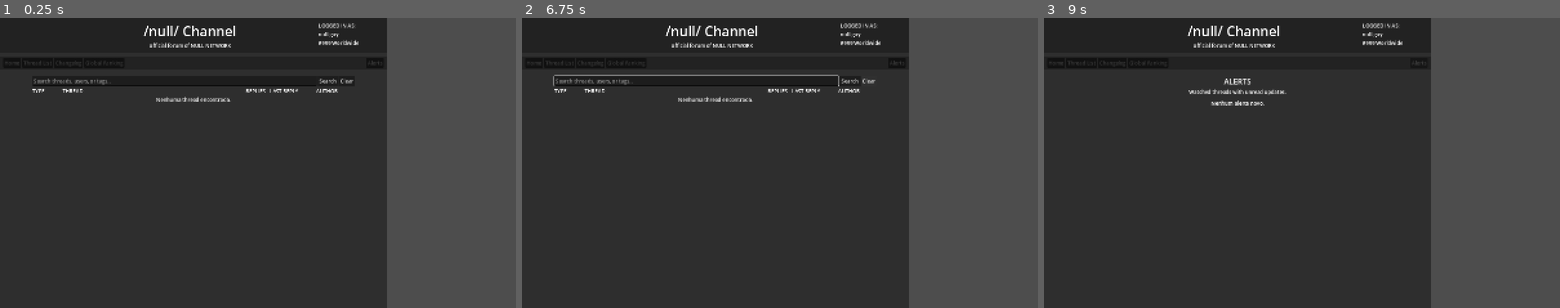
Above: before the commit, frames 1-3 (left to right).
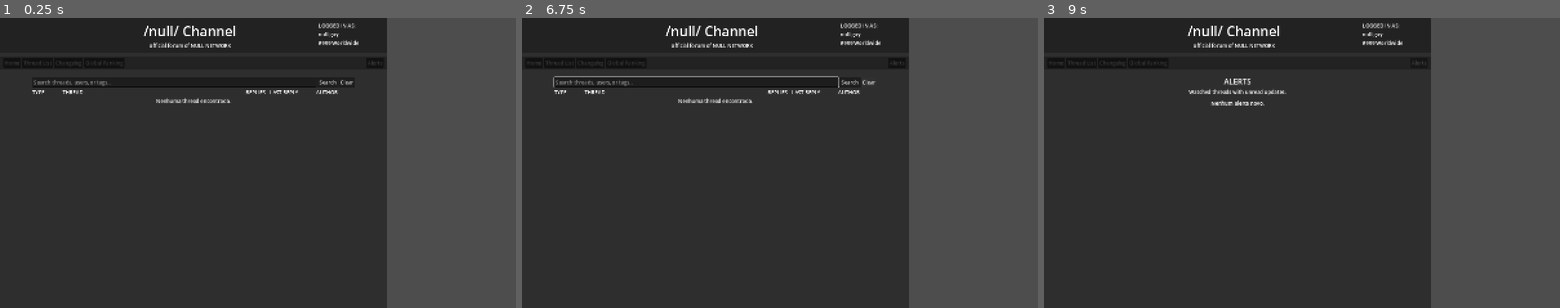
Above: after the commit, the same moments.

Repository: GYU-GAZE/NULL-NETWORK
Game: Godot game, scene res://apps/forum/updates/updates_app.tscn
The game is run twice, just before and just after one commit, with the same random seed, the same clock (stepped at 60 frames per second) and the same inputs. This scene is started directly instead of the project's main scene. The engine's default icon, where the game draws it, is replaced by a stand-in: a white triangle on a blue panel in a dark square.
Inputs:
- Up to frame 1 (0.25 s): no input
- Up to frame 2 (6.75 s): click "Home" at 0.5 s; click "Thread List" at 1.25 s; click "Changelog" at 2 s; click "Global Ranking" at 2.75 s; click "Alerts" at 3.5 s; click "Home" at 4.25 s; click "Thread List" at 5 s; click "Search" at 5.75 s; click "Clear" at 6.5 s
- Up to frame 3 (9 s): click "Changelog" at 7.25 s; click "Global Ranking" at 8 s; click "Alerts" at 8.75 s

The runs differ from the first frame. In frame 1, 0.8% of the frame differs, in the area x 6-69%, y 20-30%; in frame 2, 1.3%, in the area x 6-69%, y 19-30%; in frame 3, nothing differs.
Error before the commit: Invalid assignment of property or key 'visible' with value of type 'bool' on a base object of type 'null instance'. (res://apps/forum/forum_app.gd:182)

Commit message:
update test

Diff:
--- a/apps/forum/forum_app.tscn
+++ b/apps/forum/forum_app.tscn
@@ -5,6 +5,7 @@
 [ext_resource type="Resource" uid="uid://c000rcbslv3ig" path="res://data/content/forum/buttons/btn_planos_ia.tres" id="3_441rv"]
 [ext_resource type="PackedScene" uid="uid://c1eml51sqyj5c" path="res://apps/forum/forum_post_ui.tscn" id="4_2d478"]
 [ext_resource type="PackedScene" uid="uid://v0ask2g51gcm" path="res://apps/forum/forum_thread_row_ui.tscn" id="5_jseev"]
+[ext_resource type="Script" uid="uid://cfjvy337iobbp" path="res://apps/browser/site_action_button.gd" id="6_chltv"]
 
 [sub_resource type="LabelSettings" id="LabelSettings_jseev"]
 font_size = 42
@@ -113,24 +114,32 @@
 unique_name_in_owner = true
 layout_mode = 2
 text = "Home"
+script = ExtResource("6_chltv")
+target_url = "null.net"
 
 [node name="ThreadsBtn" type="Button" parent="MasterScroll/PageVBox/MainNavBarPanel/NavBarMargin/NavbarHBox" unique_id=1598627230]
 unique_name_in_owner = true
 layout_mode = 2
 text = "Thread List
 "
+script = ExtResource("6_chltv")
+target_url = "null.net/forums"
 
 [node name="UpdatesBtn" type="Button" parent="MasterScroll/PageVBox/MainNavBarPanel/NavBarMargin/NavbarHBox" unique_id=1440624438]
 unique_name_in_owner = true
 layout_mode = 2
 text = "Changelog
 "
+script = ExtResource("6_chltv")
+target_url = "null.net/updates"
 
 [node name="RankingsBtn" type="Button" parent="MasterScroll/PageVBox/MainNavBarPanel/NavBarMargin/NavbarHBox" unique_id=5661677]
 unique_name_in_owner = true
 layout_mode = 2
 text = "Global Ranking
 "
+script = ExtResource("6_chltv")
+target_url = "null.net/playerrankings"
 
 [node name="NavSpacer" type="Control" parent="MasterScroll/PageVBox/MainNavBarPanel/NavBarMargin/NavbarHBox" unique_id=963956772]
 layout_mode = 2
--- a/apps/forum/updates/updates_app.tscn
+++ b/apps/forum/updates/updates_app.tscn
@@ -10,7 +10,7 @@
 [sub_resource type="LabelSettings" id="LabelSettings_jseev"]
 font_size = 42
 
-[node name="UpdatesApp" type="PanelContainer" unique_id=1643493238]
+[node name="ForumApp" type="PanelContainer" unique_id=1643493238]
 offset_right = 1200.0
 offset_bottom = 900.0
 size_flags_horizontal = 3
@@ -19,6 +19,7 @@
 post_ui_scene = ExtResource("4_bkfqy")
 thread_row_scene = ExtResource("5_48q8w")
 visible_categories = Array[int]([4])
+show_filter_bar = false
 
 [node name="MasterScroll" type="ScrollContainer" parent="." unique_id=1604201622]
 unique_name_in_owner = true
@@ -116,7 +117,7 @@
 layout_mode = 2
 text = "Home"
 script = ExtResource("6_ubhyg")
-target_url = "null.net/"
+target_url = "null.net"
 
 [node name="ThreadsBtn" type="Button" parent="MasterScroll/PageVBox/MainNavBarPanel/NavBarMargin/NavbarHBox" unique_id=1598627230]
 unique_name_in_owner = true
@@ -140,7 +141,7 @@
 text = "Global Ranking
 "
 script = ExtResource("6_ubhyg")
-target_url = "null.net/rankings"
+target_url = "null.net/playerrankings"
 
 [node name="NavSpacer" type="Control" parent="MasterScroll/PageVBox/MainNavBarPanel/NavBarMargin/NavbarHBox" unique_id=963956772]
 layout_mode = 2
@@ -173,6 +174,54 @@
 unique_name_in_owner = true
 layout_mode = 2
 
+[node name="ThreadTypeTabsPanel" type="PanelContainer" parent="MasterScroll/PageVBox/ContentArea/ThreadListPage" unique_id=1912109280]
+layout_mode = 2
+
+[node name="ThreadTypeTabsHBox" type="HBoxContainer" parent="MasterScroll/PageVBox/ContentArea/ThreadListPage/ThreadTypeTabsPanel" unique_id=284693550]
+layout_mode = 2
+
+[node name="TrendingBtn" type="Button" parent="MasterScroll/PageVBox/ContentArea/ThreadListPage/ThreadTypeTabsPanel/ThreadTypeTabsHBox" unique_id=66220868]
+unique_name_in_owner = true
+layout_mode = 2
+size_flags_horizontal = 3
+toggle_mode = true
+text = "TRENDING"
+
+[node name="SocialBtn" type="Button" parent="MasterScroll/PageVBox/ContentArea/ThreadListPage/ThreadTypeTabsPanel/ThreadTypeTabsHBox" unique_id=1199021360]
+unique_name_in_owner = true
+layout_mode = 2
+size_flags_horizontal = 3
+toggle_mode = true
+text = "SOCIAL"
+
+[node name="RumorsBtn" type="Button" parent="MasterScroll/PageVBox/ContentArea/ThreadListPage/ThreadTypeTabsPanel/ThreadTypeTabsHBox" unique_id=93564674]
+unique_name_in_owner = true
+layout_mode = 2
+size_flags_horizontal = 3
+toggle_mode = true
+text = "RUMORS"
+
+[node name="GuidesBtn" type="Button" parent="MasterScroll/PageVBox/ContentArea/ThreadListPage/ThreadTypeTabsPanel/ThreadTypeTabsHBox" unique_id=839607493]
+unique_name_in_owner = true
+layout_mode = 2
+size_flags_horizontal = 3
+toggle_mode = true
+text = "GUIDES"
+
+[node name="HelpBtn" type="Button" parent="MasterScroll/PageVBox/ContentArea/ThreadListPage/ThreadTypeTabsPanel/ThreadTypeTabsHBox" unique_id=914829697]
+unique_name_in_owner = true
+layout_mode = 2
+size_flags_horizontal = 3
+toggle_mode = true
+text = "HELP"
+
+[node name="ArchivedBtn" type="Button" parent="MasterScroll/PageVBox/ContentArea/ThreadListPage/ThreadTypeTabsPanel/ThreadTypeTabsHBox" unique_id=1181931581]
+unique_name_in_owner = true
+layout_mode = 2
+size_flags_horizontal = 3
+toggle_mode = true
+text = "ARCHIVED"
+
 [node name="SearchBarPanel" type="PanelContainer" parent="MasterScroll/PageVBox/ContentArea/ThreadListPage" unique_id=326616070]
 layout_mode = 2
 
--- a/apps/forum/updates/updates_entry_ui.tscn
+++ /dev/null
@@ -1,70 +0,0 @@
-[gd_scene format=3 uid="uid://cp40s5l33gwv3"]
-
-[ext_resource type="Script" uid="uid://di40e5wgij1k4" path="res://apps/browser/site_rich_text_label.gd" id="2_wiqnw"]
-
-[sub_resource type="GDScript" id="GDScript_ouuoc"]
-script/source = "extends PanelContainer
-class_name UpdatesEntryUI
-
-signal browser_navigation_requested(url: String)
-
-@onready var title_label: Label = %TitleLabel
-@onready var time_label: Label = %TimeLabel
-@onready var body_text: RichTextLabel = %BodyText
-
-var entry_data: ChangelogEntryData
-
-
-func _ready() -> void:
-	if body_text.has_signal(\"browser_navigation_requested\"):
-		if not body_text.browser_navigation_requested.is_connected(_on_body_navigation_requested):
-			body_text.browser_navigation_requested.connect(_on_body_navigation_requested)
-
-
-func setup(entry: ChangelogEntryData) -> void:
-	entry_data = entry
-
-	if entry_data == null:
-		hide()
-		return
-
-	show()
-
-	title_label.text = entry_data.get_display_title()
-	time_label.text = entry_data.get_time_label()
-
-	body_text.bbcode_enabled = true
-	body_text.fit_content = true
-	body_text.autowrap_mode = TextServer.AUTOWRAP_WORD
-	body_text.text = entry_data.body
-
-	if entry_data.is_major_update:
-		title_label.text = \"★ %s\" % title_label.text
-
-
-func _on_body_navigation_requested(url: String) -> void:
-	browser_navigation_requested.emit(url)
-"
-
-[node name="UpdatesEntryUi" type="PanelContainer" unique_id=730512888]
-script = SubResource("GDScript_ouuoc")
-
-[node name="MarginContainer" type="MarginContainer" parent="." unique_id=404097400]
-layout_mode = 2
-
-[node name="VBoxContainer" type="VBoxContainer" parent="MarginContainer" unique_id=1245797559]
-layout_mode = 2
-
-[node name="TitleLabel" type="Label" parent="MarginContainer/VBoxContainer" unique_id=1487476184]
-unique_name_in_owner = true
-layout_mode = 2
-
-[node name="TimeLabel" type="Label" parent="MarginContainer/VBoxContainer" unique_id=2074787502]
-unique_name_in_owner = true
-layout_mode = 2
-
-[node name="BodyText" type="RichTextLabel" parent="MarginContainer/VBoxContainer" unique_id=1303702006]
-unique_name_in_owner = true
-layout_mode = 2
-script = ExtResource("2_wiqnw")
-metadata/_custom_type_script = "uid://di40e5wgij1k4"
--- a/core/autoloads/simulated_dns.tscn
+++ b/core/autoloads/simulated_dns.tscn
@@ -11,6 +11,7 @@
 [sub_resource type="Resource" id="Resource_36ugt"]
 script = ExtResource("2_d1bob")
 url = "null.net/updates"
+page_title = "Updates"
 custom_site_scene = ExtResource("7_24ulu")
 metadata/_custom_type_script = "uid://duyokyo5xmy6y"
 
--- /dev/null
+++ b/data/content/forum/updates/update1.tres
@@ -0,0 +1,12 @@
+[gd_resource type="Resource" script_class="ForumThread" format=3 uid="uid://vqbj7050dtjk"]
+
+[ext_resource type="Script" uid="uid://blxdqibocgs5x" path="res://data/templates/forum_post.gd" id="1_ph2tc"]
+[ext_resource type="Script" uid="uid://csyarr4wn3qlx" path="res://data/templates/forum_thread.gd" id="2_q8fyk"]
+
+[resource]
+script = ExtResource("2_q8fyk")
+thread_id = "update1"
+thread_title = "CHANGELOG: 0.9.1 ver"
+thread_label = "changelog"
+thread_category = 4
+metadata/_custom_type_script = "uid://csyarr4wn3qlx"
--- /dev/null
+++ b/data/content/forum/updates/update1post.tres
@@ -0,0 +1,32 @@
+[gd_resource type="Resource" script_class="ForumPost" format=3 uid="uid://bpq7yx8q1did3"]
+
+[ext_resource type="Script" uid="uid://cgcematgxdayk" path="res://data/templates/condition_data.gd" id="1_o3tb8"]
+[ext_resource type="Texture2D" uid="uid://c30ys4pi4314n" path="res://icon.svg" id="1_pmg47"]
+[ext_resource type="Script" uid="uid://dtfyctp720emx" path="res://data/templates/network_user_data.gd" id="1_r0jvr"]
+[ext_resource type="Script" uid="uid://blxdqibocgs5x" path="res://data/templates/forum_post.gd" id="2_r0jvr"]
+
+[sub_resource type="Resource" id="Resource_pmg47"]
+script = ExtResource("1_r0jvr")
+user_id = "TENYA"
+display_name = "TENYA!"
+avatar = ExtResource("1_pmg47")
+title = "Administrator"
+rank_label = "Top 3 Worldwide"
+location = "Tokyo, Japan"
+role = 1
+global_rank = 3
+score = 700000
+level = 53
+partner_apk_name = "HUBBIE"
+server_name = "Japan"
+server_flag_icon = ExtResource("1_pmg47")
+is_known_to_player = false
+metadata/_custom_type_script = "uid://dtfyctp720emx"
+
+[resource]
+script = ExtResource("2_r0jvr")
+author = SubResource("Resource_pmg47")
+is_op = true
+is_moderator = true
+is_system_post = true
+metadata/_custom_type_script = "uid://blxdqibocgs5x"
--- a/data/content/sites/null network/nnw_homepage.tscn
+++ b/data/content/sites/null network/nnw_homepage.tscn
@@ -97,6 +97,8 @@
 layout_mode = 2
 text = "Changelog
 "
+script = ExtResource("2_7d4j3")
+target_url = "null.net/updates"
 
 [node name="ThreadsBtn" type="Button" parent="MasterScroll/PageVBox/ContentArea/VBoxContainer" unique_id=921583470]
 unique_name_in_owner = true
